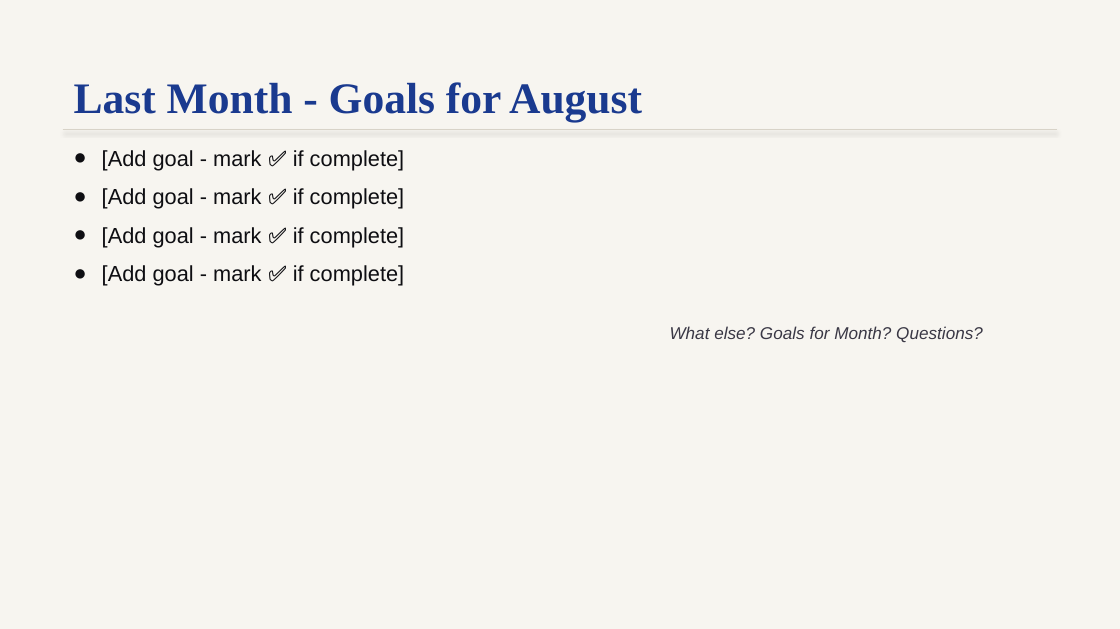
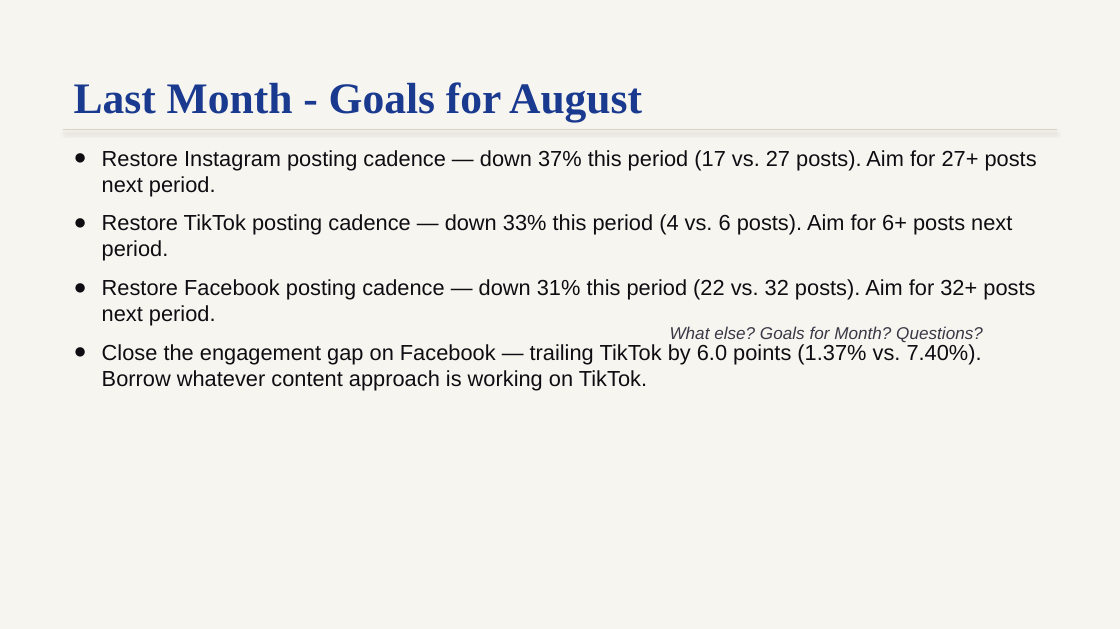
Before and after one commit to lakehousesocial-tech/ocean-crest-pier-monthly-report, a slide deck: slide 10 of Ocean Crest Pier Monthly Report — September 2026.pptx. Drawn at 1120x629 pixels with LibreOffice and Linux fonts; fonts in the diff are those of the drawing. Boxes give left, top, right and bottom in pixels: in the first picture for what was removed or moved away, otherwise in the second. Text is boxed around its words. In the diff, an @@ line names an element or a change of style, - is before the commit and + after.

```diff
--- a/Ocean Crest Pier Monthly Report — September 2026.pptx
+++ b/Ocean Crest Pier Monthly Report — September 2026.pptx
@@ text at [102, 150, 1037, 391]: text changed @@
-● [Add goal - mark ✅ if complete]
-● [Add goal - mark ✅ if complete]
-● [Add goal - mark ✅ if complete]
-● [Add goal - mark ✅ if complete]
+● Restore Instagram posting cadence — down 37% this period (17 vs. 27 posts). Aim for 27+ posts next period.
+● Restore TikTok posting cadence — down 33% this period (4 vs. 6 posts). Aim for 6+ posts next period.
+● Restore Facebook posting cadence — down 31% this period (22 vs. 32 posts). Aim for 32+ posts next period.
+● Close the engagement gap on Facebook — trailing TikTok by 6.0 points (1.37% vs. 7.40%). Borrow whatever content approach is working on TikTok.
```
Also in this commit, not shown: 7 other slides changed.
